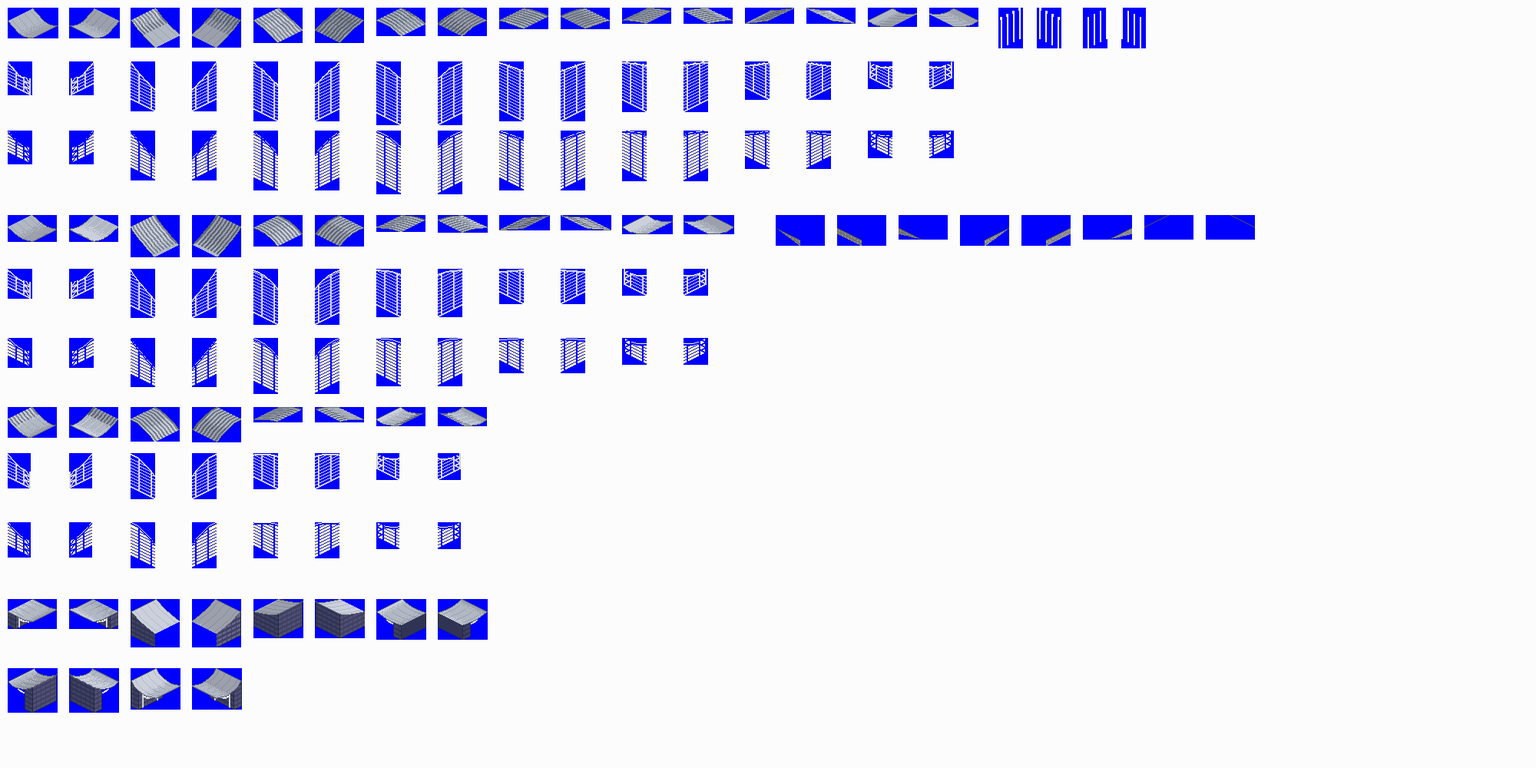
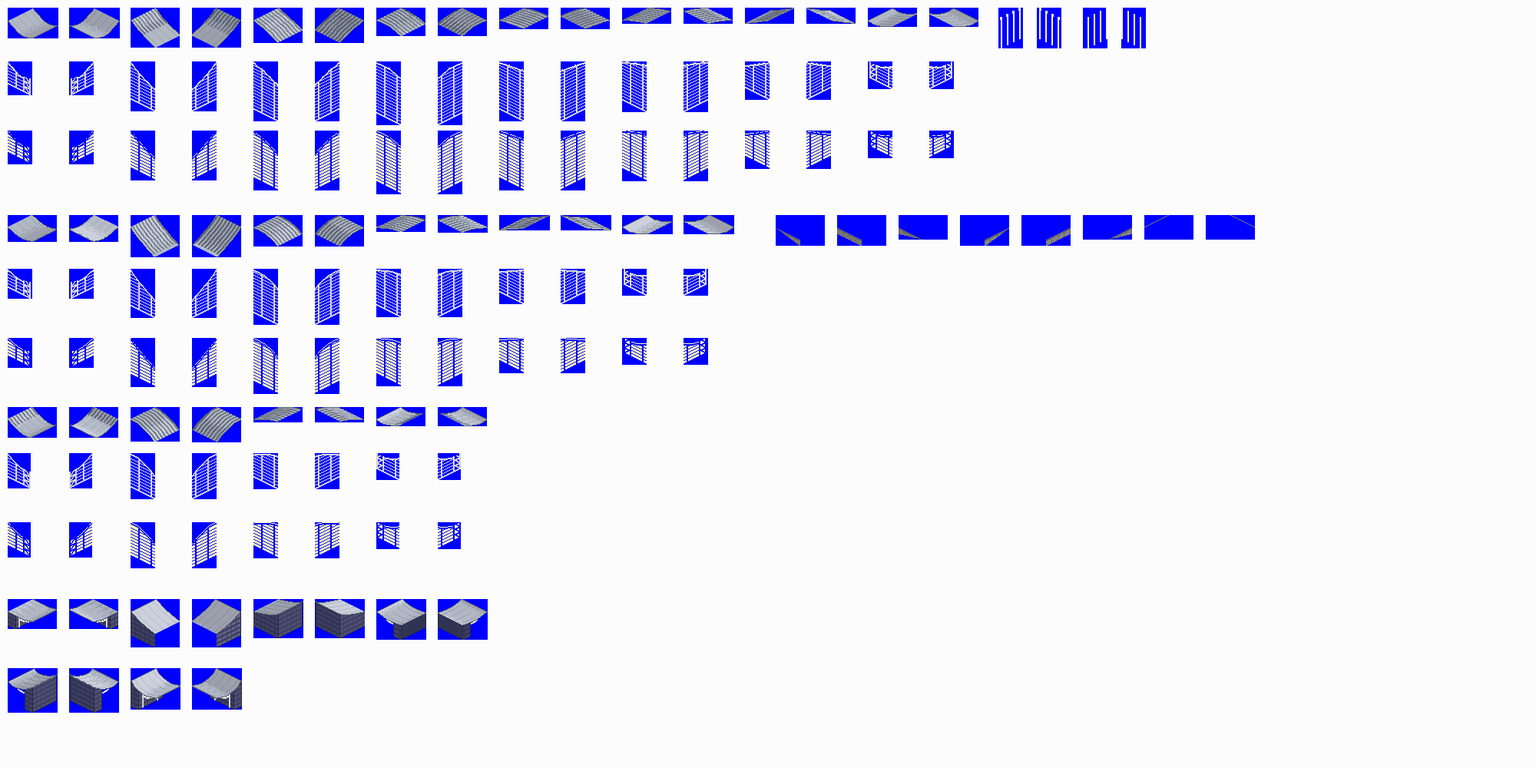
Comparing the layer stacks of the two (1536, 768) images. Changes:
added layer "붙여 넣은 레이어" above "building_result" over [776, 215, 1255, 246]
painted on "building_result" over [837, 228, 1071, 246]
